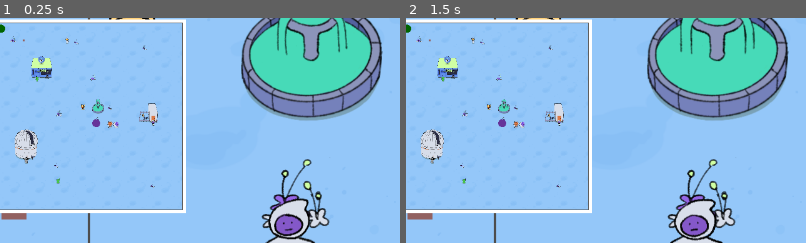
Above: before the commit, frames 1-2 (left to right).
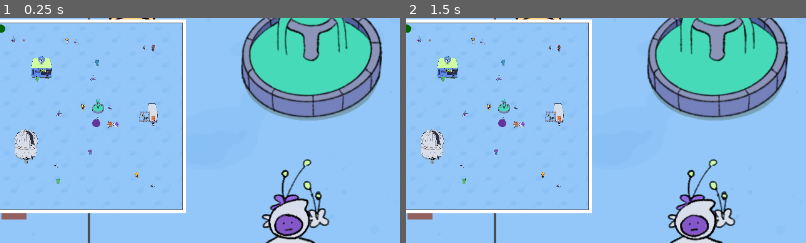
Above: after the commit, the same moments.

Repository: liannie3/wwhataburger
Game: Godot game, scene res://main_game/SpitScreen.tscn
The game is run twice, just before and just after one commit, with the same random seed, the same clock (stepped at 60 frames per second) and the same inputs. This scene is started directly instead of the project's main scene.
Inputs:
- Up to frame 1 (0.25 s): no input
- Up to frame 2 (1.5 s): no input
The pictures show only the part of the screen within x 39-89%, y 2-52%; the shares and areas given below are measured in that part.

The runs differ from the first frame. In frame 1, less than 0.1% of the frame differs, in the area x 22-39%, y 12-72%; in frame 2, less than 0.1%.

Commit message:
Add rest of npcs

Diff:
--- a/main_game/MainGame.tscn
+++ b/main_game/MainGame.tscn
@@ -17,6 +17,14 @@
 [ext_resource type="Texture2D" uid="uid://cb5jmql6ceeh" path="res://sprites/npcs/Kat2.PNG" id="15_74rp2"]
 [ext_resource type="Texture2D" uid="uid://bmo5w7y7tgqyk" path="res://sprites/npcs/Nico1.PNG" id="16_rq74r"]
 [ext_resource type="Texture2D" uid="uid://h8hyoqarhvqo" path="res://sprites/npcs/Nico2.PNG" id="17_gdf83"]
+[ext_resource type="Texture2D" uid="uid://eldifv5fv6hn" path="res://sprites/npcs/AJ1.PNG" id="18_7qmxs"]
+[ext_resource type="Texture2D" uid="uid://bgwd8pbj1l2qx" path="res://sprites/npcs/AJ2.PNG" id="19_74rp2"]
+[ext_resource type="Texture2D" uid="uid://dn34q2o1a3nqg" path="res://sprites/npcs/Harsh1.PNG" id="20_rq74r"]
+[ext_resource type="Texture2D" uid="uid://cy1qfhwqe4kw0" path="res://sprites/npcs/Harsh2.PNG" id="21_gdf83"]
+[ext_resource type="Texture2D" uid="uid://b14tnke5e83gb" path="res://sprites/npcs/Niki1.PNG" id="22_2pwrp"]
+[ext_resource type="Texture2D" uid="uid://bx5hrinqtmmh4" path="res://sprites/npcs/Niki2.PNG" id="23_xrqgx"]
+[ext_resource type="Texture2D" uid="uid://ds6nechg8kp3b" path="res://sprites/npcs/Rita1.PNG" id="24_b3kdp"]
+[ext_resource type="Texture2D" uid="uid://bl88ysjsav56n" path="res://sprites/npcs/Rita2.PNG" id="25_wyxkk"]
 
 [sub_resource type="SpriteFrames" id="SpriteFrames_2pwrp"]
 animations = [{
@@ -96,6 +104,62 @@
 }, {
 "duration": 1.0,
 "texture": ExtResource("17_gdf83")
+}],
+"loop": true,
+"name": &"idle",
+"speed": 2.5
+}]
+
+[sub_resource type="SpriteFrames" id="SpriteFrames_f88r1"]
+animations = [{
+"frames": [{
+"duration": 1.0,
+"texture": ExtResource("18_7qmxs")
+}, {
+"duration": 1.0,
+"texture": ExtResource("19_74rp2")
+}],
+"loop": true,
+"name": &"idle",
+"speed": 2.5
+}]
+
+[sub_resource type="SpriteFrames" id="SpriteFrames_eyw1g"]
+animations = [{
+"frames": [{
+"duration": 1.0,
+"texture": ExtResource("20_rq74r")
+}, {
+"duration": 1.0,
+"texture": ExtResource("21_gdf83")
+}],
+"loop": true,
+"name": &"idle",
+"speed": 2.5
+}]
+
+[sub_resource type="SpriteFrames" id="SpriteFrames_p772m"]
+animations = [{
+"frames": [{
+"duration": 1.0,
+"texture": ExtResource("22_2pwrp")
+}, {
+"duration": 1.0,
+"texture": ExtResource("23_xrqgx")
+}],
+"loop": true,
+"name": &"idle",
+"speed": 2.5
+}]
+
+[sub_resource type="SpriteFrames" id="SpriteFrames_amw20"]
+animations = [{
+"frames": [{
+"duration": 1.0,
+"texture": ExtResource("24_b3kdp")
+}, {
+"duration": 1.0,
+"texture": ExtResource("25_wyxkk")
 }],
 "loop": true,
 "name": &"idle",
@@ -141,3 +205,19 @@
 [node name="Nico" parent="." unique_id=2089880231 instance=ExtResource("4_03gfc")]
 position = Vector2(1340, 311)
 custom_sprite_frames = SubResource("SpriteFrames_d6ead")
+
+[node name="AJ" parent="." unique_id=1812305599 instance=ExtResource("4_03gfc")]
+position = Vector2(2655, 2837)
+custom_sprite_frames = SubResource("SpriteFrames_f88r1")
+
+[node name="Harsh" parent="." unique_id=512550778 instance=ExtResource("4_03gfc")]
+position = Vector2(1775, 2406)
+custom_sprite_frames = SubResource("SpriteFrames_eyw1g")
+
+[node name="Niki" parent="." unique_id=715532282 instance=ExtResource("4_03gfc")]
+position = Vector2(2956, 459)
+custom_sprite_frames = SubResource("SpriteFrames_p772m")
+
+[node name="Rita" parent="." unique_id=1468558610 instance=ExtResource("4_03gfc")]
+position = Vector2(1906, 725)
+custom_sprite_frames = SubResource("SpriteFrames_amw20")
Binary file added: sprites/npcs/AJ1.PNG
Not shown, added: sprites/npcs/AJ1.PNG.import
Binary file added: sprites/npcs/AJ2.PNG
Not shown, added: sprites/npcs/AJ2.PNG.import
Binary file added: sprites/npcs/Harsh1.PNG
Not shown, added: sprites/npcs/Harsh1.PNG.import
Binary file added: sprites/npcs/Harsh2.PNG
Not shown, added: sprites/npcs/Harsh2.PNG.import
Binary file added: sprites/npcs/Niki1.PNG
Not shown, added: sprites/npcs/Niki1.PNG.import
Binary file added: sprites/npcs/Niki2.PNG
Not shown, added: sprites/npcs/Niki2.PNG.import
(and 4 more such lines)
